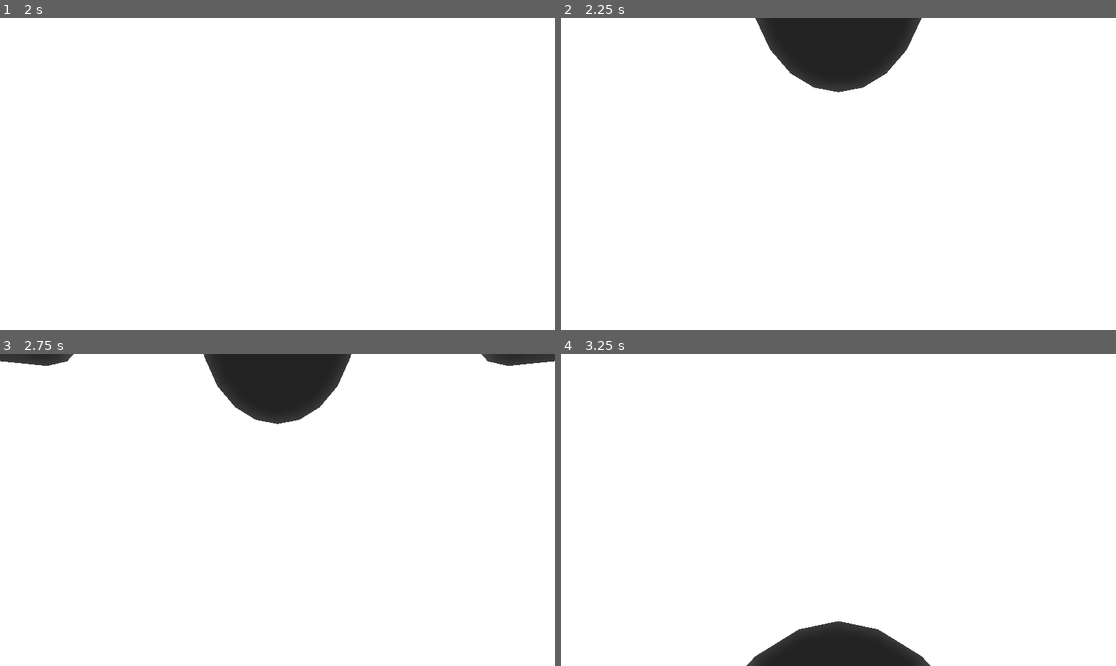
Above: before the commit, frames 1-4 (two rows, left to right).
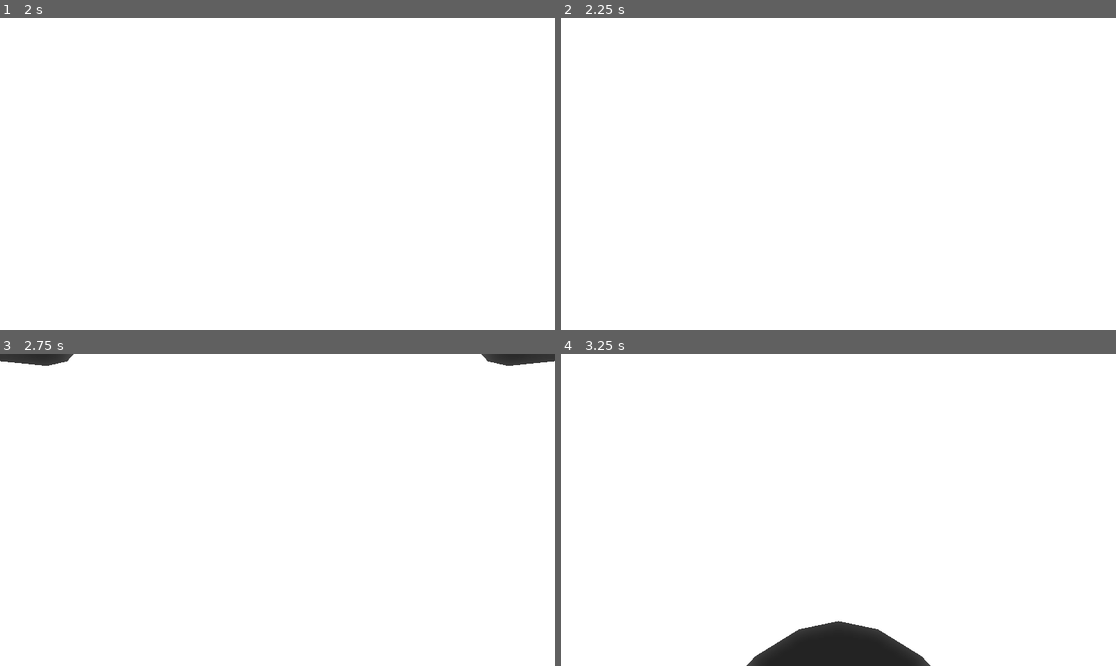
Above: after the commit, the same moments.

Repository: lhoward27/Project-W.A.K.A
Game: Godot game, scene res://Scenes/multiplayer_player.tscn
Two runs of this game, one before a commit and one after it. Both use one fixed random seed, a clock stepped at 60 frames per second and the inputs below. This scene is started directly instead of the project's main scene.
Inputs (mouse positions are in pixels of both pictures, inside the frame that each line leads up to):
- Up to frame 1 (2 s): tap Enter (ui_accept) at 0.5, 0.77, 1.25, 1.52 s; move the mouse to (399, 158) at 0.52 s; hold D (Right) 0.53-1.28 s; hold F (Flashlight) 0.53-1.28 s; click (399, 158) at 0.8 s; move the mouse to (166, 189) at 1.27 s; hold S (Backward) from 1.28 s (still down); click (166, 189) at 1.35 s; tap F (Flashlight) at 1.55 s
- Up to frame 2 (2.25 s): tap Enter (ui_accept) at 2 s; move the mouse to (894, 105) at 2.02 s; release S (Backward) at 2.03 s; hold D (Right) from 2.03 s (still down); hold Ctrl (Crouch) from 2.03 s (still down)
- Up to frame 3 (2.75 s): keep holding D (Right); keep holding Ctrl (Crouch); click (333, 441) at 2.3 s
- Up to frame 4 (3.25 s): tap Enter (ui_accept) at 2.75, 3.02 s; move the mouse to (810, 572) at 2.77 s; release D (Right) at 2.78 s; release Ctrl (Crouch) at 2.78 s; hold W (Forward) from 2.78 s (still down); tap F (Flashlight) at 2.85 s

Frame 1 is identical in both runs. In frame 2, 5.0% of the frame differs, in the area x 35-65%, y 0-24%; in frame 3, 4.3%; in frame 4, nothing differs.
Error before the commit: Invalid access to property or key 'body_material' on a base object of type 'Dictionary'. (res://Script/multiplayer_controller.gd:114)
Error after the commit: Invalid access to property or key 'role_group' on a base object of type 'Dictionary'. (res://Script/multiplayer_controller.gd:117)

Commit message:
finished refactoring

Diff:
--- a/Scenes/multiplayer_player.tscn
+++ b/Scenes/multiplayer_player.tscn
@@ -422,6 +422,7 @@
 mesh = SubResource("SphereMesh_5obxw")
 
 [node name="PauseMenu" type="Control" parent="." unique_id=1730473292]
+process_mode = 2
 visible = false
 layout_mode = 3
 anchors_preset = 15
--- a/Script/HitScan_Shooting.gd
+++ b/Script/HitScan_Shooting.gd
@@ -20,7 +20,7 @@
 # User input handler
 func _input(event: InputEvent) -> void:
 	# Only react when the "Shoot" action is pressed (Currently Left Click)
-	if event.is_action_pressed("Shoot"):
+	if event.is_action_pressed("Shoot") && Input.mouse_mode == 2:
 		get_camera_collision()
 
 # Main function: shoots a ray from the center of the screen and places a decal where it hits
--- a/Script/multiplayer_controller.gd
+++ b/Script/multiplayer_controller.gd
@@ -109,10 +109,6 @@
 				_apply_material_change(head_mesh)
 
 func _ready() -> void:
-	await get_tree().process_frame
-	await get_tree().process_frame
-	rpc("_sync_material_change", role_properties["body_material"])
-	rpc("_sync_material_change", role_properties["head_material"])
 	if is_multiplayer_authority():
 		camera_3d.current = true
 		head_mesh.visible = false # Hide own head to prevent clipping into camera
@@ -132,7 +128,9 @@
 	if not is_multiplayer_authority():
 		player_synchronizer.synchronized.connect(_update_ik_pose)
 		set_process_unhandled_input(false)
-
+	await get_tree().process_frame
+	rpc("_sync_material_change", role_properties["body_material"])
+	rpc("_sync_material_change", role_properties["head_material"])
 
 func _process(_delta: float) -> void:
 	if is_multiplayer_authority():
@@ -267,8 +265,8 @@
 		#animation_player.play("Walk",-1,2)
 	#if sprinting && input_dir != Vector2.ZERO:
 		#animation_player.play("Walk",-1,3.25)
-
-	move_and_slide()
+	if not is_paused:
+		move_and_slide()
 
 func _unhandled_input(event: InputEvent) -> void:
 	if not is_multiplayer_authority(): return
@@ -285,7 +283,7 @@
 			head.rotation.x = clamp(head.rotation.x,deg_to_rad(-45), deg_to_rad(65))
 
 	# Toggle Flashlight
-	if event.is_action_pressed("Flashlight"):
+	if event.is_action_pressed("Flashlight") and not is_paused:
 		if flashlight.light_energy > 0:
 			light_bulb.visible = false
 			flashlight.light_energy = 0
--- a/Script/multiplayer_manager.gd
+++ b/Script/multiplayer_manager.gd
@@ -7,17 +7,10 @@
 
 # Tracks active player nodes by their unique Peer ID: { id: Node }
 var players = {}
-var spawned_players = {}
 var error
-var player_count = 0
-var players_ready = false
-var ready_client_count = 0
 var has_timer_started
 var timer = Timer.new()
 var timer_created = false
-
-#func _ready() -> void:
-	#_get_spawn_node().spawn_function = _spawn_player
 
 # Initializes the game as a Server (Host)
 func become_host():
@@ -62,35 +55,49 @@
 	multiplayer.multiplayer_peer = client_peer
 	get_tree().change_scene_to_file("res://Scenes/role_select.tscn")
 
-
 func _new_peer_data(id: int):
 	players[id] = {
 		"player_id": id,
 		"name": str(id),
 		"role_properties": {}
 	}
-	_sync_role_counts.rpc_id(id, role_counts)
+	if id!= 1:
+		_sync_role_counts.rpc_id(id, role_counts)
 
 # Instantiates a player scene and adds it to the world
 @rpc("any_peer", "call_local")
 func _add_player_data(id: int, role: Dictionary):
-	if not players.has(id):
-		_new_peer_data(id)
 	players[id]["role_properties"] = role
 
 @rpc("call_local")
 func _start_game():
 	get_tree().change_scene_to_file("res://Scenes/Main.tscn")
-	await get_tree().process_frame
-	await get_tree().process_frame
+	#await get_tree().process_frame
+	#await get_tree().process_frame
 
-	_get_spawn_node().spawn_function = _spawn_player
+	var spawn_node = _get_spawn_node()
+	while spawn_node == null:
+		await get_tree().process_frame
+		spawn_node = _get_spawn_node()
+
+
+	#_get_spawn_node().spawn_function = _spawn_player
+	if not multiplayer.is_server(): return
+
 	for player in players:
 		_get_spawn_node().spawn({
 			"id": players[player]["player_id"],
 			"role": players[player]["role_properties"]
 			})
 		print("Player %s joined the game" % players[player].player_id)
+
+# Find the node where player instances will be added
+func _get_spawn_node():
+	var scene = get_tree().current_scene
+	if scene == null: return null
+	var players_node = scene.get_node_or_null("Players")
+	if players_node == null: return null
+	return players_node.get_node_or_null("MultiplayerSpawner")
 
 func _spawn_player(data):
 	var player_to_add = multiplayer_scene.instantiate()
@@ -101,9 +108,44 @@
 	players[data.id] = player_to_add
 	return player_to_add
 
-# Find the node where player instances will be added
-func _get_spawn_node():
-	return get_tree().current_scene.get_node("Players").get_node("MultiplayerSpawner")
+func _countdown(count):
+	var duration = 3
+	if not has_timer_started and not timer_created:
+		add_child(timer)
+		timer.one_shot = true
+		timer_created = true
+		if multiplayer.is_server():
+			timer.connect("timeout", _start_game.rpc)
+	if count == 2:
+		has_timer_started = true
+		timer.start(duration)
+		timer_changed.emit(true, duration)
+	else:
+		timer.stop()
+		timer_changed.emit(false, 0)
+
+signal timer_changed(started, duration)
+
+var role_counts = {"assault": 0, "medic": 0, "defender": 0, "trapper": 0, "waka": 0, "ready": 0}
+
+@rpc("any_peer", "call_local")
+func _update_role_count(role: String, count: int):
+	role_counts[role] += count
+	role_count_changed.emit(role, role_counts[role])
+	# Checks if any roles have two players selected, else does countdown to start game
+	var role_counts_array = role_counts.values()
+	role_counts_array.remove_at(-1)
+	if not role_counts_array.has(2):
+		_countdown(role_counts["ready"])
+signal role_count_changed(role, count)
+
+@rpc("authority")
+func _sync_role_counts(counts: Dictionary):
+	role_counts = counts
+	for role in role_counts:
+		role_count_changed.emit(role, role_counts[role])
+
+
 
 func _remove_player_from_game(id: int):
 	if not multiplayer.is_server(): return
@@ -141,32 +183,3 @@
 		multiplayer.peer_connected.disconnect(_new_peer_data)
 	if multiplayer.peer_disconnected.is_connected(_remove_player_from_game):
 		multiplayer.peer_disconnected.disconnect(_remove_player_from_game)
-
-var role_counts = {"assault": 0, "medic": 0, "defender": 0, "trapper": 0, "waka": 0, "ready": 0}
-
-@rpc("any_peer", "call_local")
-func _update_role_count(role: String, count: int):
-	role_counts[role] += count
-	role_count_changed.emit(role, role_counts[role])
-	if multiplayer.is_server():
-		_countdown(role_counts["ready"])
-signal role_count_changed(role, count)
-
-@rpc("authority")
-func _sync_role_counts(counts: Dictionary):
-	role_counts = counts
-	for role in role_counts:
-		role_count_changed.emit(role, role_counts[role])
-
-func _countdown(count):
-	#if not is_multiplayer_authority(): return
-	if not has_timer_started and not timer_created:
-		add_child(timer)
-		timer.connect("timeout", _start_game.rpc)
-		timer.one_shot = true
-		timer_created = true
-	if count == 2:
-		has_timer_started = true
-		timer.start(1)
-	else:
-		timer.stop()
--- a/Script/role_select.gd
+++ b/Script/role_select.gd
@@ -1,6 +1,5 @@
 extends Control
 
-# Player nodes
 @onready var assault_button_label: Label = $RoleSelectButtons/SurvivorSelectButtons/AssaultButton/CurrentSelected
 @onready var medic_button_label: Label = $RoleSelectButtons/SurvivorSelectButtons/MedicButton/CurrentSelected
 @onready var defender_button_label: Label = $RoleSelectButtons/SurvivorSelectButtons/DefenderButton/CurrentSelected
@@ -14,57 +13,23 @@
 @onready var waka_select_button: Button = $RoleSelectButtons/WAKASelectButton
 @onready var ready_up_button: Button = $RoleSelectButtons/ReadyUpButton
 
-
-
-@export var player_materials = [
-preload("uid://van6okct3p66"),  #blue player material
-preload("uid://fwb3q3xqa28w"),  #red player material
-preload("uid://cmex25x32muqy"), #green head material
-preload("uid://cc1v0vsokxj40"), #light blue head material
-preload("uid://b4cpqxwmwox0a"), #orange head material
-preload("uid://cqgryetal08l"),   #yellow head material
-preload("uid://fwb3q3xqa28w")  #red player material
-]
-
-var current_count = 0
-@export var role_count: Dictionary
-var pressed = false
-var is_paused = false
-var role_chosen = 0
-var role_properties
-var role_overfilled = false
-
-var timer = Timer.new()
-var has_timer_started = false
-
-var role_name = 0
-@export var player_spawn_index := 0
-@export var player_id := 1:
-	set(id):
-		player_id = id
-
-#@export var material_index: int = 0:
-	#set(value):
-		#if material_index == value:
-			#return
-		#material_index = value
-		#if is_node_ready():
-			#if value <= 1:
-				#_apply_material_change(body_mesh)
-			#else:
-				#_apply_material_change(head_mesh)
+var role_chosen: String
+var role_properties: String
 
 func _ready() -> void:
+	# Connect to MultiplayerManager signals for role count updates and countdown sync
 	MultiplayerManager.role_count_changed.connect(_on_role_count_changed)
+	MultiplayerManager.timer_changed.connect(_countdown)
+
+	# Set this node's multiplayer authority to the local peer so only they control it
 	set_multiplayer_authority(multiplayer.get_unique_id())
+
+	# Hide the UI for peers who don't own this node
 	if not is_multiplayer_authority():
 		self.visible = false
 
-func _process(_delta: float) -> void:
-	#if is_multiplayer_authority():
-	if has_timer_started:
-		$CountdownLabel/CountdownNumber.text = str(timer.time_left)[0]
 
+# Returns a dictionary of properties for the chosen role
 func _set_player_properties():
 	match role_properties:
 		"assault": return {
@@ -109,48 +74,51 @@
 	get_tree().change_scene_to_file("res://Scenes/Main.tscn")
 
 func _on_assault_button_toggled(_toggled_on: bool) -> void:
-	_update_role_selection("assault", 1)
+	_update_role_selection("assault")
 
 func _on_medic_button_toggled(_toggled_on: bool) -> void:
-	_update_role_selection("medic", 2)
+	_update_role_selection("medic")
 
 func _on_defender_button_toggled(_toggled_on: bool) -> void:
-	_update_role_selection("defender", 3)
-
+	_update_role_selection("defender")
 func _on_trapper_button_toggled(_toggled_on: bool) -> void:
-	_update_role_selection("trapper", 4)
+	_update_role_selection("trapper")
 
 func _on_waka_select_button_toggled(_toggled_on: bool) -> void:
-	_update_role_selection("waka", 5)
+	_update_role_selection("waka")
 
 func _on_ready_up_button_toggled(toggled_on: bool) -> void:
 	if not is_multiplayer_authority(): return
 	var count
-	if role_chosen != 0:
+	if not role_chosen.is_empty():
 		if toggled_on:
 			count = 1
 			ready_up_button.text = "Ready"
 		else:
 			ready_up_button.text = "Ready Up"
 			count = -1
-		MultiplayerManager.rpc("_add_player_data", multiplayer.get_unique_id(), _set_player_properties())
+
+		# Send role data to server only
+		MultiplayerManager.rpc_id(1, "_add_player_data", multiplayer.get_unique_id(), _set_player_properties())
+
+		# Broadcast ready count change to all peers
 		MultiplayerManager.rpc("_update_role_count", "ready", count)
-
-
 	else:
 		ready_up_button.button_pressed = false
 
-func _update_role_selection(role: String, role_index: int):
+func _update_role_selection(role: String):
 	if not is_multiplayer_authority(): return
 	var count
-	if role_chosen == role_index:
+	# Prevent switching roles if a role is already selected — must deselect first
+	if role_chosen == role:
 		ready_up_button.button_pressed = false
-		role_chosen = 0
+		role_chosen = ""
 		count = -1
 		MultiplayerManager.rpc("_update_role_count", role, count)
 		return
-	if role_chosen == 0:
-		role_chosen = role_index
+	# Only allow selecting a role if none is currently chosen
+	if role_chosen.is_empty():
+		role_chosen = role
 		count = 1
 		MultiplayerManager.rpc("_update_role_count", role, count)
 		role_properties = role
@@ -174,37 +142,43 @@
 			new_stylebox_normal.bg_color = Color("6e0a09")
 		elif count == 5:
 			new_stylebox_normal.bg_color = Color("0d5021")
-		if not role_overfilled && count > 1:
-			_countdown(count)
-		#else:
-			#new_stylebox_normal.bg_color = Color("1c1c1c99")
+		else:
+			new_stylebox_normal.bg_color = Color("1c1c1c99")
 		ready_up_button.add_theme_stylebox_override("normal", new_stylebox_normal)
 		ready_up_button.add_theme_stylebox_override("pressed", new_stylebox_normal)
 
-func _countdown(count):
-	#if not is_multiplayer_authority(): return
-	if not has_timer_started:
-		add_child(timer)
-		#timer.connect("timeout", _game_start)
-		timer.one_shot = true
-	if count == 2:
-		has_timer_started = true
-		timer.start(1)
-		$CountdownLabel.visible = true
-	else:
-		timer.stop()
-		$CountdownLabel.visible = false
-#
+# Update the visual counter and color for a role button based on current count
 func _update_role_counter(count, button, label):
 	label.text = str(count)
 	var new_stylebox_normal = button.get_theme_stylebox("normal").duplicate()
 	if count > 1:
 		new_stylebox_normal.bg_color = Color("6e0a09")
-		role_overfilled = true
 	elif count == 1:
 		new_stylebox_normal.bg_color = Color("0d5021")
-		role_overfilled = false
 	else:
 		new_stylebox_normal.bg_color = Color("1c1c1c99")
 	button.add_theme_stylebox_override("normal", new_stylebox_normal)
 	button.add_theme_stylebox_override("pressed", new_stylebox_normal)
+
+# Show or hide countdown label and tick down each second based on server signal
+var countdown_id = 0
+
+func _countdown(counting, duration):
+	countdown_id += 1
+	var local_id = countdown_id
+	await  get_tree().process_frame
+
+	$CountdownLabel/CountdownNumber.text = str(duration)
+
+	if not counting:
+		$CountdownLabel.visible = false
+		return
+
+	$CountdownLabel.visible = true
+
+	# Wait one second per tick and decrement the displayed countdown
+	while duration > 0:
+		await get_tree().create_timer(1).timeout
+		if local_id != countdown_id: return
+		duration -= 1
+		$CountdownLabel/CountdownNumber.text = str(duration)
--- a/Script/start_screen.gd
+++ b/Script/start_screen.gd
@@ -1,6 +1,5 @@
 extends Control
 
-# Nodes
 @onready var animation_player: AnimationPlayer = $AnimationPlayer
 @onready var input_error: Label = $VBoxContainer/InputError
 
--- a/Script/world.gd
+++ b/Script/world.gd
@@ -1,47 +1,4 @@
-# World
 extends Node3D
 
-# 2d Nodes
-#@onready var start_screen: Control = $StartScreen
-#@onready var animation_player: AnimationPlayer = $AnimationPlayer
-#@onready var input_error: Label = $StartScreen/VBoxContainer/InputError
-#
-## Allows for a localhost connection without typing "localhost" into the ServerIPLine text box, can be expanded for any other debug needs
-#@export var debug_mode: bool = false
-
-
 func _ready() -> void:
-	pass
-	#print("ready")
-	#MultiplayerManager.rpc("_on_client_ready")
-
-
-## Start hosting a multiplayer session and remove the start screen
-#func _on_host_button_pressed() -> void:
-	#MultiplayerManager.become_host()
-	#start_screen.queue_free()
-#
-## Only attempt to join if the user has entered an IP
-#func _on_join_button_pressed() -> void:
-	#if not server_ip.is_empty() :
-		#MultiplayerManager.join_server(server_ip)
-		#if MultiplayerManager.error != OK:
-			#input_error.visible = true
-			#animation_player.play("text_fade", 0.5)
-		#else:
-			#start_screen.queue_free()
-	##This is only for local testing
-	#elif debug_mode:
-		#MultiplayerManager.join_server("localhost")
-		#if MultiplayerManager.error != OK:
-			#input_error.visible = true
-			#animation_player.play("text_fade",-1, 0.5)
-		#else:
-			#start_screen.queue_free()
-#
-#
-#func _on_exit_button_pressed() -> void:
-	#get_tree().quit()
-#
-#func _on_server_ip_line_text_changed(new_text: String) -> void:
-	#server_ip = new_text
+	$Players/MultiplayerSpawner.spawn_function = MultiplayerManager._spawn_player
Not shown, changed: Scenes/Main.tscn
Not shown: 1 places in Scenes/multiplayer_player.tscn that only renumber resources
